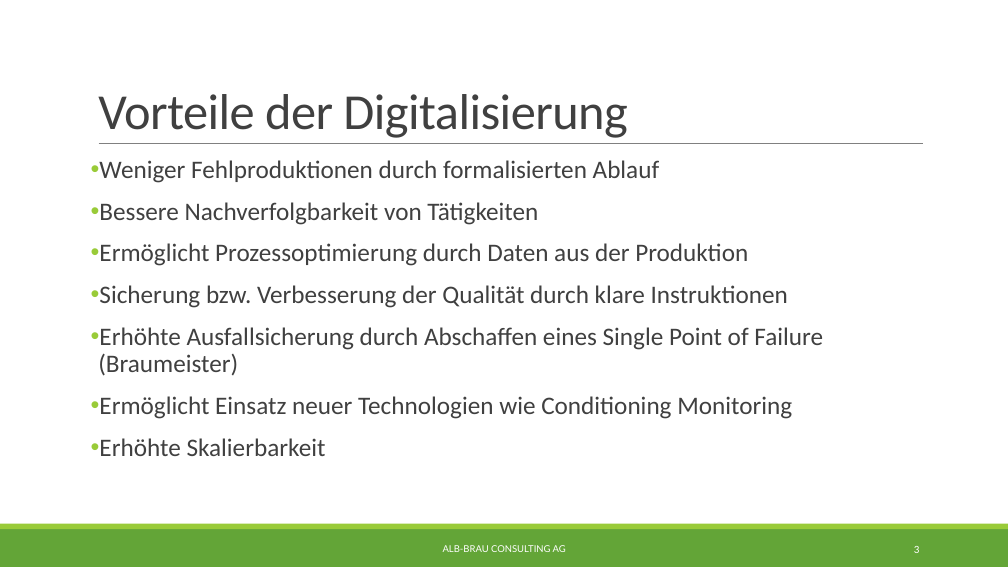
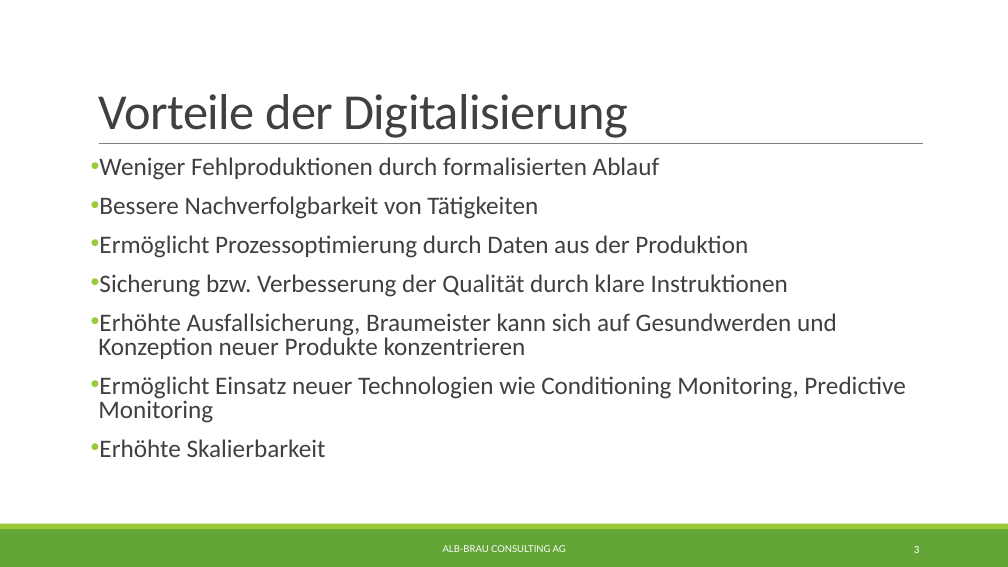
Before and after one commit to albae3333/DigitaleFabrik, a slide deck: slide 3 of Präsentation/Präsentation.pptx. Drawn at 1008x567 pixels with LibreOffice and Linux fonts; fonts in the diff are those of the drawing. Boxes give left, top, right and bottom in pixels: in the first picture for what was removed or moved away, otherwise in the second. Text is boxed around its words. In the diff, an @@ line names an element or a change of style, - is before the commit and + after.

```diff
--- a/Präsentation/Präsentation.pptx
+++ b/Präsentation/Präsentation.pptx
@@ text at (x1=99, y1=157, x2=788, y2=457): line spacing 0.9 to 0.8 @@
@@ text at (x1=98, y1=313, x2=905, y2=423): text changed @@
-• Erhöhte Ausfallsicherung durch Abschaffen eines Single Point of Failure (Braumeister)
-• Ermöglicht Einsatz neuer Technologien wie Conditioning Monitoring
+• Erhöhte Ausfallsicherung, Braumeister kann sich auf Gesundwerden und Konzeption neuer Produkte konzentrieren
+• Ermöglicht Einsatz neuer Technologien wie Conditioning Monitoring, Predictive Monitoring
```
Also in this commit, not shown: 4 other slides changed, 1 slide added, 1 slide removed, 1 other file.
